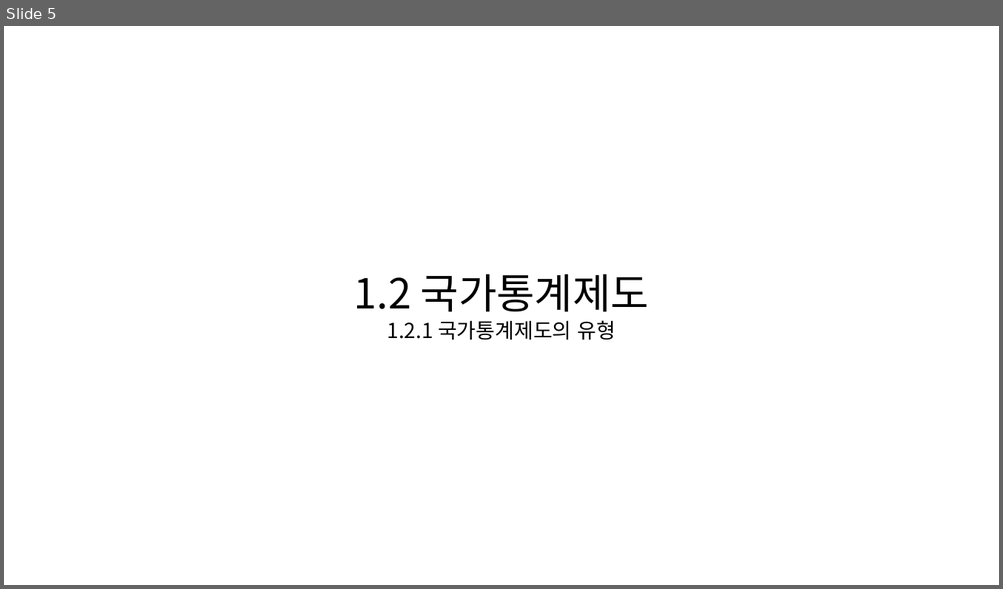
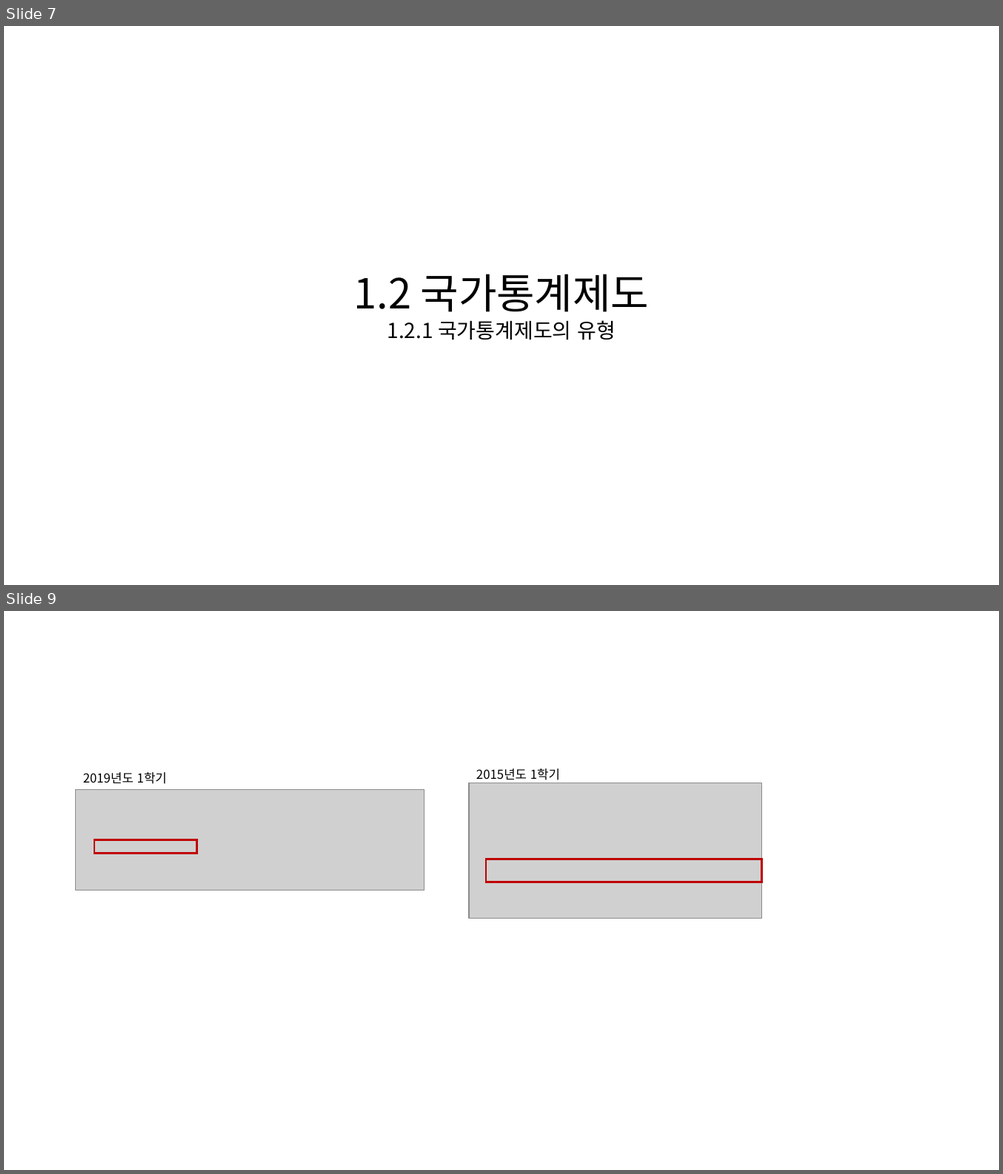
Before and after one commit to KNOU-STUDY/KNOU-UNDERSTANDING-NATIONAL-STATISTICS, a slide deck: previous_question/1장-국가통계제도.pptx. Shown one above the other, each under a label of ours: slide 5 before the commit, slides 7 and 9 after it; the slides between them are not shown. The pictures are 1003x589 and 1003x1174 pixels, drawn with LibreOffice and Linux fonts; fonts in the diff are those of the drawing; grey boxes stand for pictures. Boxes give left, top, right and bottom in pixels: in the first picture for what was removed or moved away, otherwise in the second. Text is boxed around its words. In the diff, an @@ line names an element or a change of style, - is before the commit and + after.

```diff
--- a/previous_question/1장-국가통계제도.pptx
+++ b/previous_question/1장-국가통계제도.pptx
@@ slide 9 added at [4, 611, 999, 1170], background #FFFFFF @@
@@ text added at [83, 772, 167, 784], 12 pt, text #000000 @@
+2019년도 1학기
@@ picture added at [469, 783, 762, 919] @@
@@ text added at [476, 769, 560, 780], 12 pt, text #000000 @@
+2015년도 1학기
@@ picture added at [76, 790, 424, 891] @@
@@ rectangle added at [94, 840, 196, 853], outline #C00000 2 pt @@
@@ rectangle added at [486, 860, 762, 882], outline #C00000 2 pt @@
@@ what was slide 5 is now slide 7 @@
```
Also in this commit, not shown: 1 slide changed, 10 other slides added.
